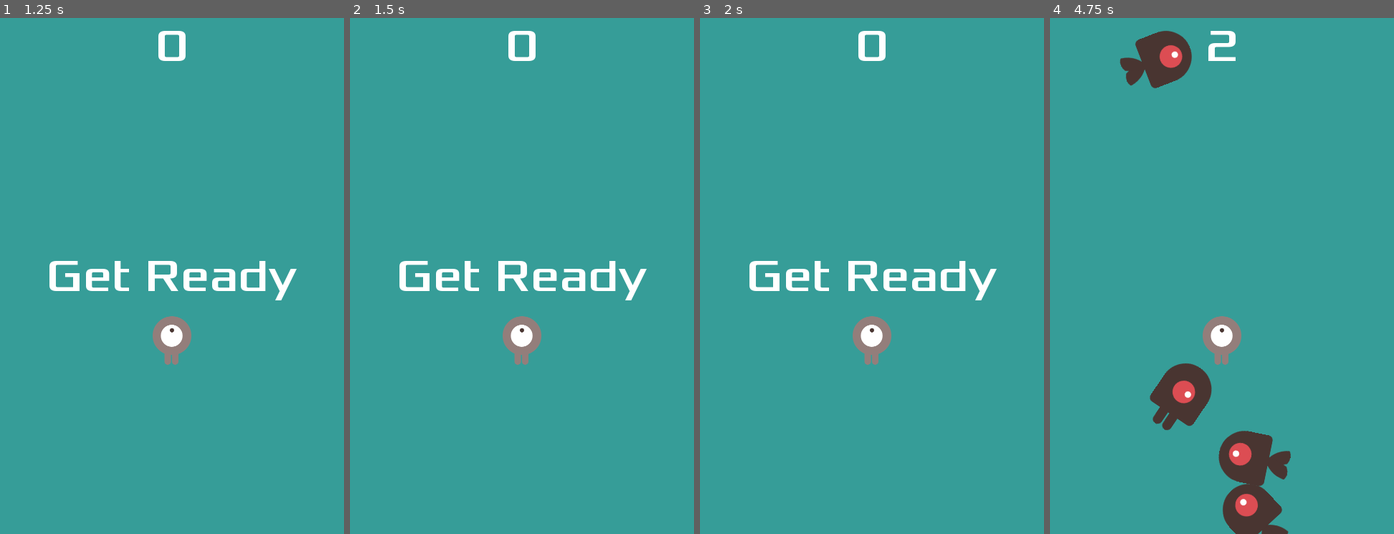
Above: before the commit, frames 1-4 (left to right).
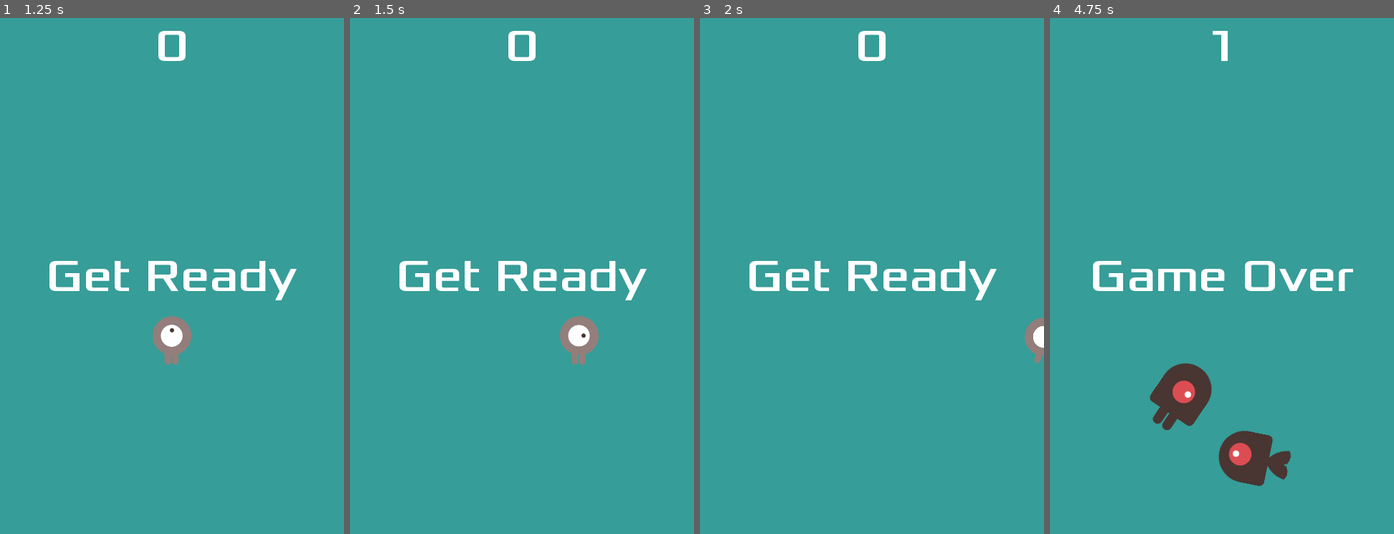
Above: after the commit, the same moments.

Repository: abcghy/GodotDemo
Game: Godot game, scene res://Main.tscn
The game is run twice, just before and just after one commit, with the same random seed, the same clock (stepped at 60 frames per second) and the same inputs.
Inputs:
- Up to frame 1 (1.25 s): click "Start" at 0.5 s
- Up to frame 2 (1.5 s): tap Enter at 1.25 s; hold Right (ui_right) from 1.28 s (still down)
- Up to frame 3 (2 s): keep holding Right (ui_right)
- Up to frame 4 (4.75 s): release Right (ui_right) at 2.03 s; hold Down (ui_down) 2.03-2.78 s; hold Right (ui_right) 2.78-3.53 s; hold Up (ui_up) 3.53-4.28 s; hold Left (ui_left) from 4.28 s (still down)

Frame 1 is identical in both runs. In frame 2, 1.5% of the frame differs, in the area x 44-73%, y 57-68%; in frame 3, 1.1%; in frame 4, 5.6%, in the area x 12-89%, y 2-100%.

Commit message:
both keyboard and controller

Diff:
--- a/Panel.gd
+++ b/Panel.gd
@@ -11,14 +11,14 @@
 
 func _process(delta):
 	var velocity = Vector2()
-#	if Input.is_action_pressed("ui_down"):
-#		velocity.y += 1
-#	if Input.is_action_pressed("ui_up"):
-#		velocity.y -= 1
-#	if Input.is_action_pressed("ui_right"):
-#		velocity.x += 1
-#	if Input.is_action_pressed("ui_left"):
-#		velocity.x -= 1
+	if Input.is_action_pressed("ui_down"):
+		velocity.y += 1
+	if Input.is_action_pressed("ui_up"):
+		velocity.y -= 1
+	if Input.is_action_pressed("ui_right"):
+		velocity.x += 1
+	if Input.is_action_pressed("ui_left"):
+		velocity.x -= 1
 	var left_horizontal = Input.get_joy_axis(0, JOY_AXIS_0) # Horizontal
 	var left_vertical = Input.get_joy_axis(0, JOY_AXIS_1)
 	velocity.x += left_horizontal
